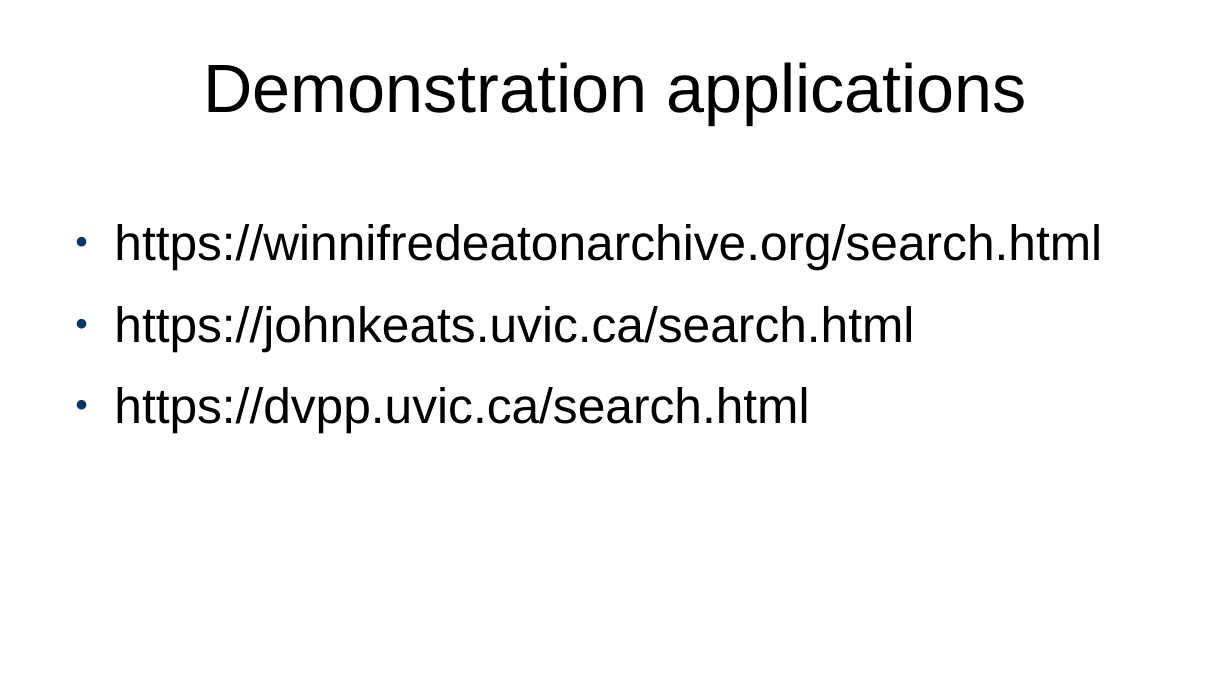
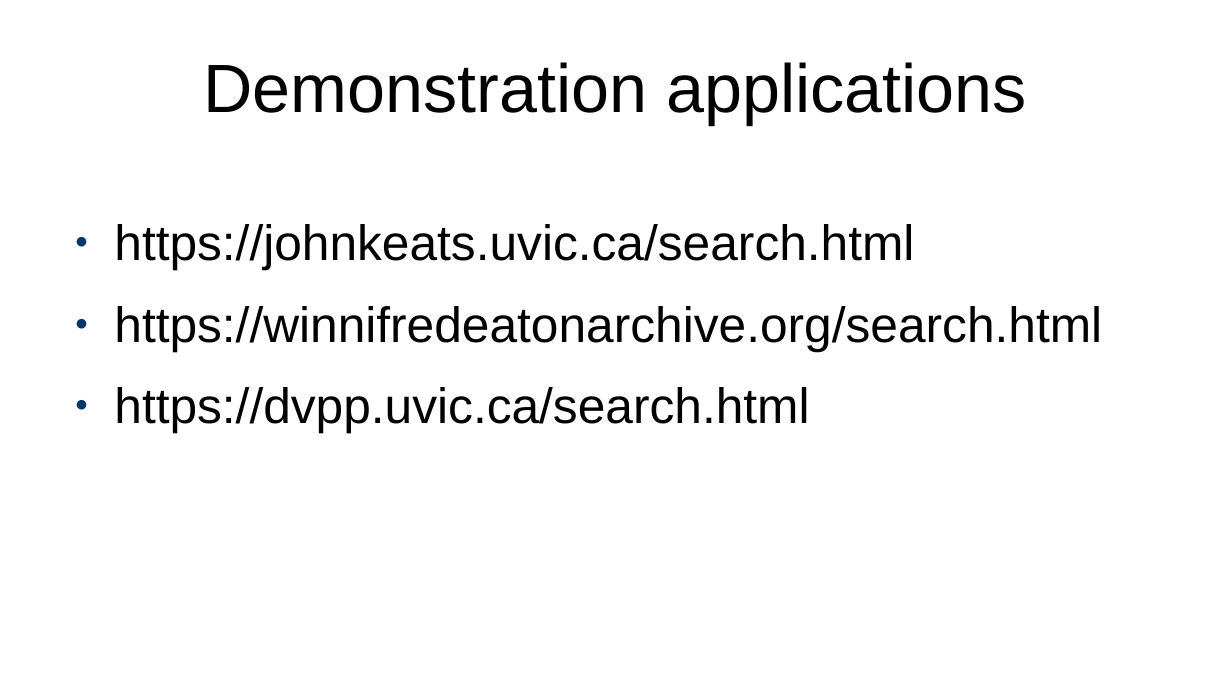
Before and after one commit to projectEndings/Endings, a slide deck: slide 22 of presentations/ubc2020/nineProjects.odp (slide 24 before the commit). Drawn at 1232x693 pixels with LibreOffice and Linux fonts; fonts in the diff are those of the drawing. Boxes give left, top, right and bottom in pixels: in the first picture for what was removed or moved away, otherwise in the second. Text is boxed around its words. In the diff, an @@ line names an element or a change of style, - is before the commit and + after.

```diff
--- a/presentations/ubc2020/nineProjects.odp
+++ b/presentations/ubc2020/nineProjects.odp
@@ text at [114, 224, 914, 270]: paragraph added @@
+● https://johnkeats.uvic.ca/search.html
@@ text at [114, 306, 914, 351]: paragraph removed @@
-● https://johnkeats.uvic.ca/search.html
```
Also in this commit, not shown: 1 other slide changed, 4 slides added, 3 slides removed.
